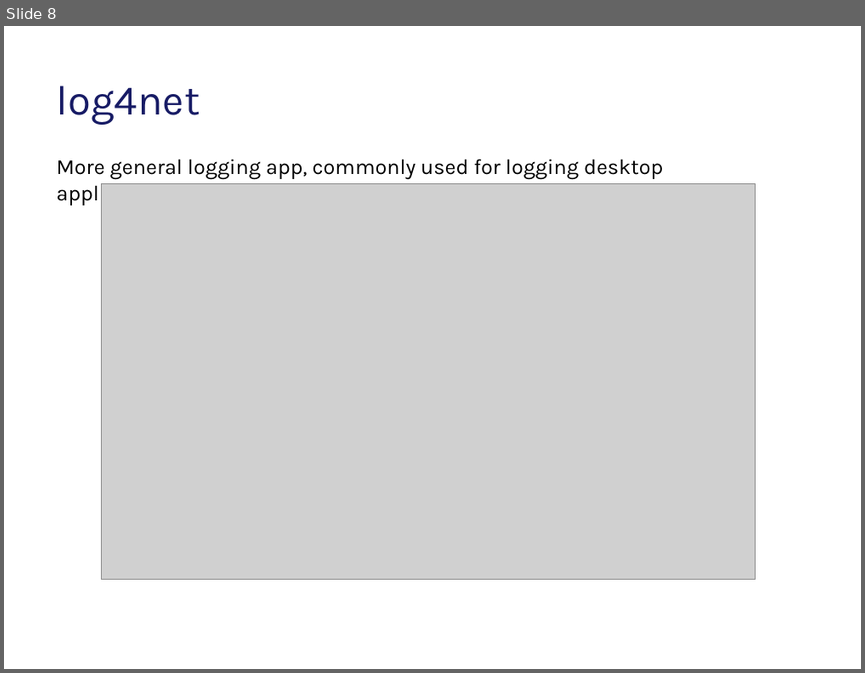
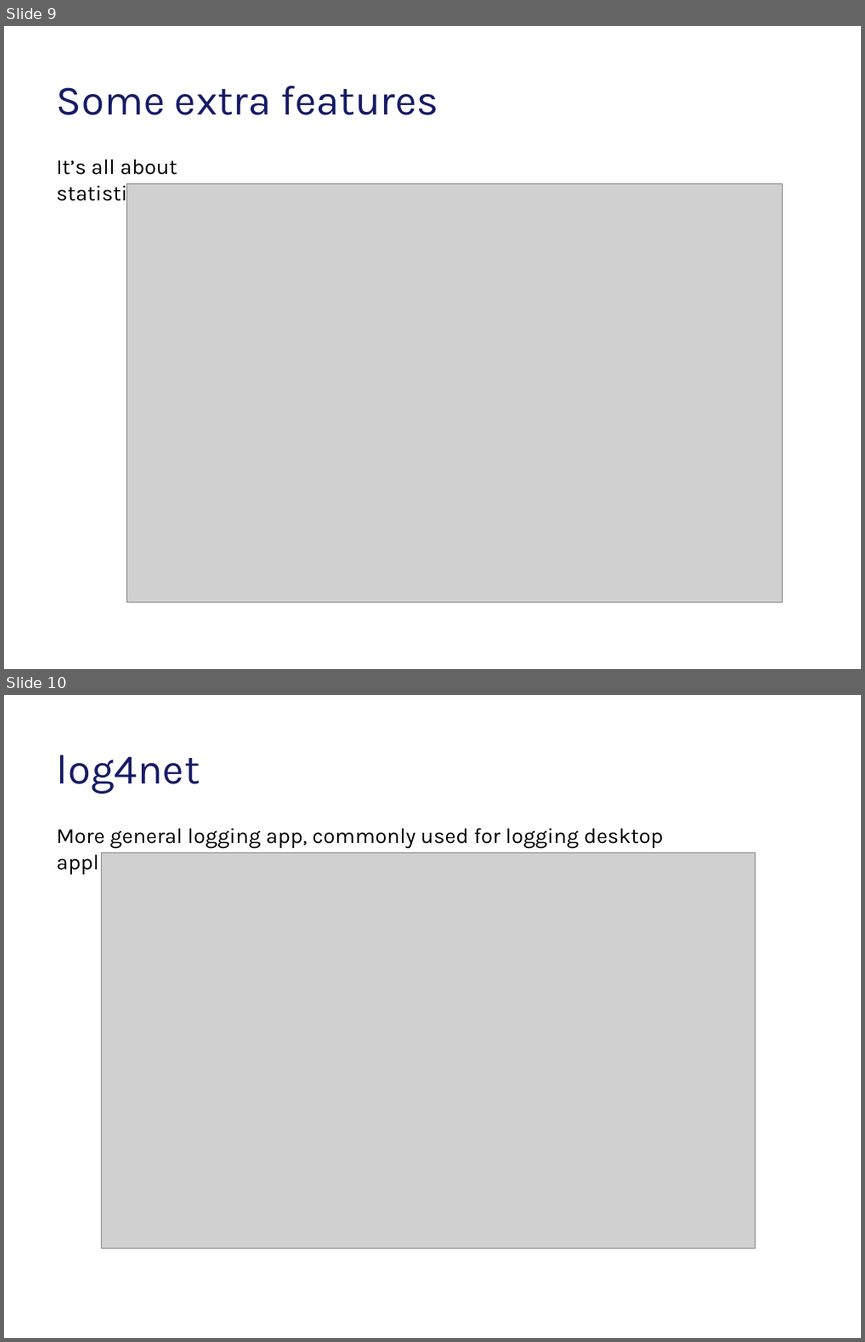
Before and after one commit to tarasiscom/Lv-273, a slide deck: education/Exception_Handling_In_Core_Puhach_Ivan.pptx. Shown one above the other, each under a label of ours: slide 8 before the commit, slides 9 and 10 after it. The pictures are 865x673 and 865x1342 pixels, drawn with LibreOffice and Linux fonts; fonts in the diff are those of the drawing; grey boxes stand for pictures; background and template pictures are left out. Boxes give left, top, right and bottom in pixels: in the first picture for what was removed or moved away, otherwise in the second. Text is boxed around its words. In the diff, an @@ line names an element or a change of style, - is before the commit and + after.

Commit message:
Some minor fixes to EH presentation
more about setting up elmah

```diff
--- a/education/Exception_Handling_In_Core_Puhach_Ivan.pptx
+++ b/education/Exception_Handling_In_Core_Puhach_Ivan.pptx
@@ slide 9 added at [4, 26, 861, 669], background #FFFFFF @@
@@ title added at [57, 86, 439, 115], 35 pt, text #171B65 @@
+Some extra features
@@ text added at [57, 159, 177, 205], 18 pt, text #000000 @@
+It’s all about statistics
@@ picture added at [127, 183, 782, 601] @@
@@ what was slide 8 is now slide 10 @@
```
Also in this commit, not shown: 1 other slide added.
